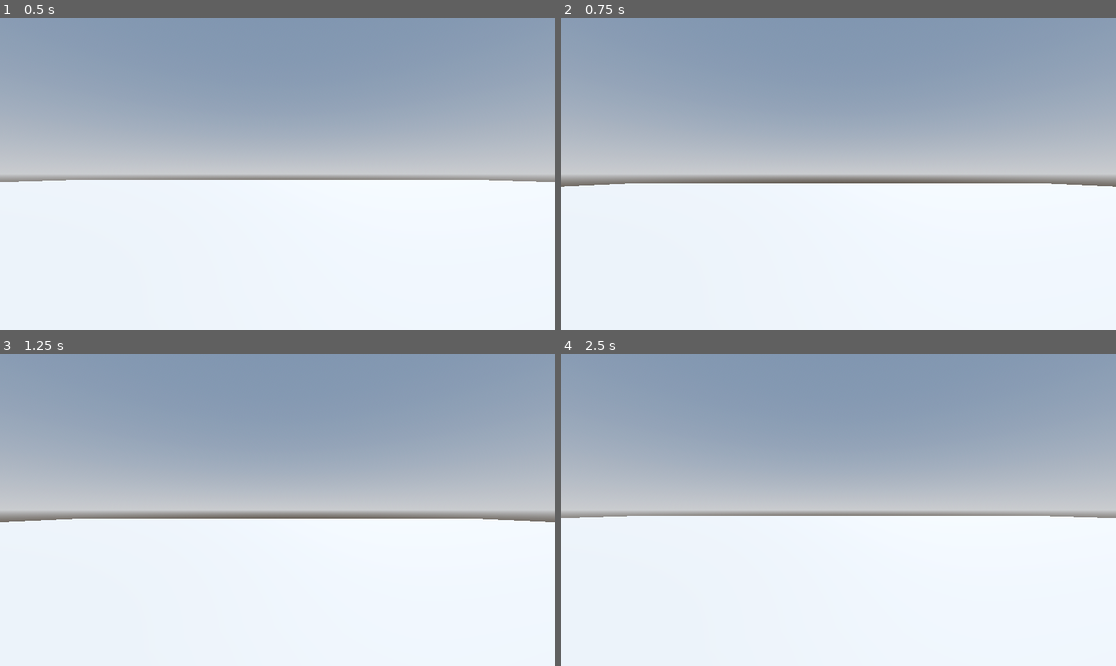
Above: before the commit, frames 1-4 (two rows, left to right).
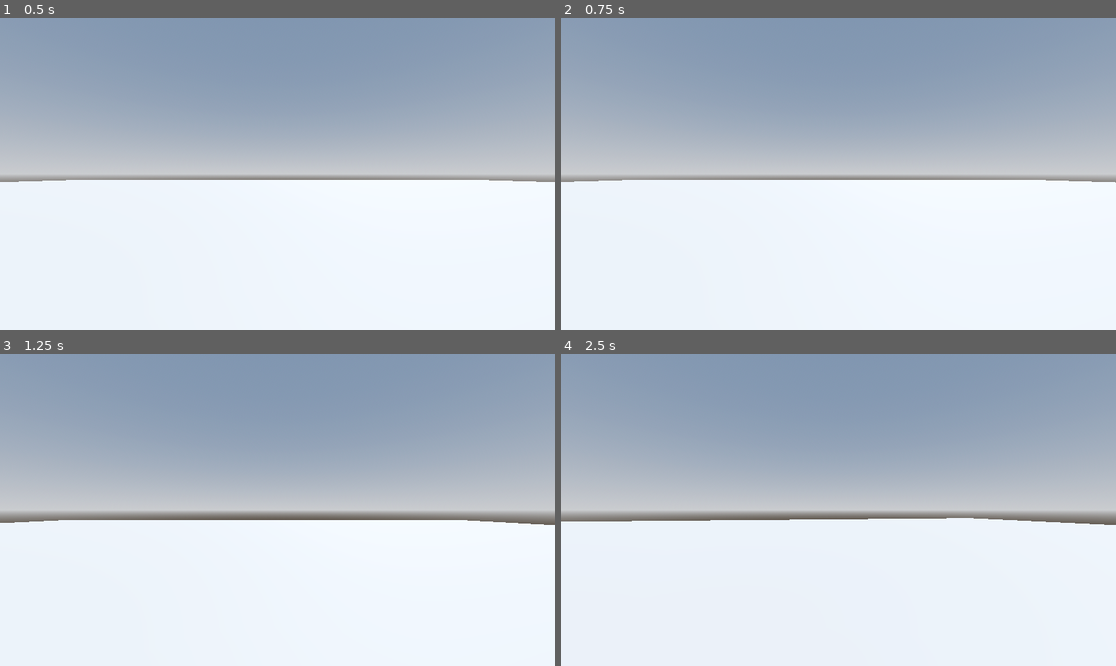
Above: after the commit, the same moments.

Repository: Yomuri/yaoi_yuri_game
Game: Godot game, scene res://game.tscn
The game is run twice, just before and just after one commit, with the same random seed, the same clock (stepped at 60 frames per second) and the same inputs.
Inputs (mouse positions are in pixels of both pictures, inside the frame that each line leads up to):
- Up to frame 1 (0.5 s): no input
- Up to frame 2 (0.75 s): tap Enter (ui_accept) at 0.5, 0.6 s; move the mouse to (960, 158) at 0.52 s; hold D (Right) from 0.53 s (still down); click (960, 158) at 0.67 s
- Up to frame 3 (1.25 s): keep holding D (Right); tap Space (Jump, bound only after the commit) at 0.77, 0.8, 1.07 s
- Up to frame 4 (2.5 s): move the mouse to (727, 525) at 1.27 s; release D (Right) at 1.28 s; hold S (Backward) 1.28-2.03 s; tap Space (Jump, bound only after the commit) at 1.35, 1.52, 1.82, 2.3 s; click (727, 525) at 1.42 s; tap Enter (ui_accept) at 1.55, 2.1 s; move the mouse to (894, 441) at 2.02 s; hold D (Right) from 2.03 s (still down); click (894, 441) at 2.17 s

Frame 1 is identical in both runs. In frame 2, 1.1% of the frame differs, in the area x 0-100%, y 51-55%; in frame 3, 0.5%; in frame 4, 1.3%.

Commit message:
Added camera controls

Diff:
--- a/game.tscn
+++ b/game.tscn
@@ -27,12 +27,12 @@
 
 [node name="Game" type="Node"]
 
+[node name="WorldEnvironment" type="WorldEnvironment" parent="."]
+environment = SubResource("Environment_feb5d")
+
 [node name="DirectionalLight3D" type="DirectionalLight3D" parent="."]
 transform = Transform3D(-0.866023, -0.433016, 0.250001, 0, 0.499998, 0.866027, -0.500003, 0.749999, -0.43301, 0, 0, 0)
 shadow_enabled = true
-
-[node name="WorldEnvironment" type="WorldEnvironment" parent="."]
-environment = SubResource("Environment_feb5d")
 
 [node name="Ground" type="MeshInstance3D" parent="."]
 transform = Transform3D(50, 0, 0, 0, 50, 6.82121e-13, 0, -6.82121e-13, 50, -0.0187292, 2.38419e-07, 0.00923586)
--- a/player.gd
+++ b/player.gd
@@ -3,7 +3,24 @@
 
 const SPEED = 5.0
 const JUMP_VELOCITY = 4.5
+@onready var neck := $Neck
+@onready var camera := $Neck/Camera3D
 
+func _unhandled_input(event: InputEvent) -> void:
+	if event is InputEventMouseButton:
+		Input.set_mouse_mode(Input.MOUSE_MODE_CAPTURED)
+	elif event.is_action_pressed("ui_cancel"):
+		Input.set_mouse_mode(Input.MOUSE_MODE_VISIBLE)
+
+	if Input.get_mouse_mode() != Input.MOUSE_MODE_CAPTURED:
+		return
+
+	if event is InputEventMouseMotion:
+		neck.rotate_y(-event.relative.x * .01)
+		#camera.rotate_y(-event.relative.x * .01)
+
+		# Limits neck rotation
+		camera.rotation.x = clamp(camera.rotation.x, deg_to_rad(-30), deg_to_rad(60))
 
 func _physics_process(delta: float) -> void:
 	# Add the gravity.
@@ -11,13 +28,13 @@
 		velocity += get_gravity() * delta
 
 	# Handle jump.
-	if Input.is_action_just_pressed("ui_accept") and is_on_floor():
+	if Input.is_action_just_pressed("Jump") and is_on_floor():
 		velocity.y = JUMP_VELOCITY
 
 	# Get the input direction and handle the movement/deceleration.
 	# As good practice, you should replace UI actions with custom gameplay actions.
-	var input_dir := Input.get_vector("ui_left", "ui_right", "ui_up", "ui_down")
-	var direction := (transform.basis * Vector3(input_dir.x, 0, input_dir.y)).normalized()
+	var input_dir := Input.get_vector("Left", "Right", "Forward", "Backward")
+	var direction = (neck.transform.basis * Vector3(input_dir.x, 0, input_dir.y)).normalized()
 	if direction:
 		velocity.x = direction.x * SPEED
 		velocity.z = direction.z * SPEED
--- a/project.godot
+++ b/project.godot
@@ -41,3 +41,8 @@
 "events": [Object(InputEventKey,"resource_local_to_scene":false,"resource_name":"","device":-1,"window_id":0,"alt_press …(192 unchanged characters)…
 ]
 }
+Jump={
+"deadzone": 0.2,
+"events": [Object(InputEventKey,"resource_local_to_scene":false,"resource_name":"","device":-1,"window_id":0,"alt_pressed":false,"shift_pressed":false,"ctrl_pressed":false,"meta_pressed":false,"pressed":false,"keycode":0,"physical_keycode":32,"key_label":0,"unicode":32,"location":0,"echo":false,"script":null)
+]
+}
